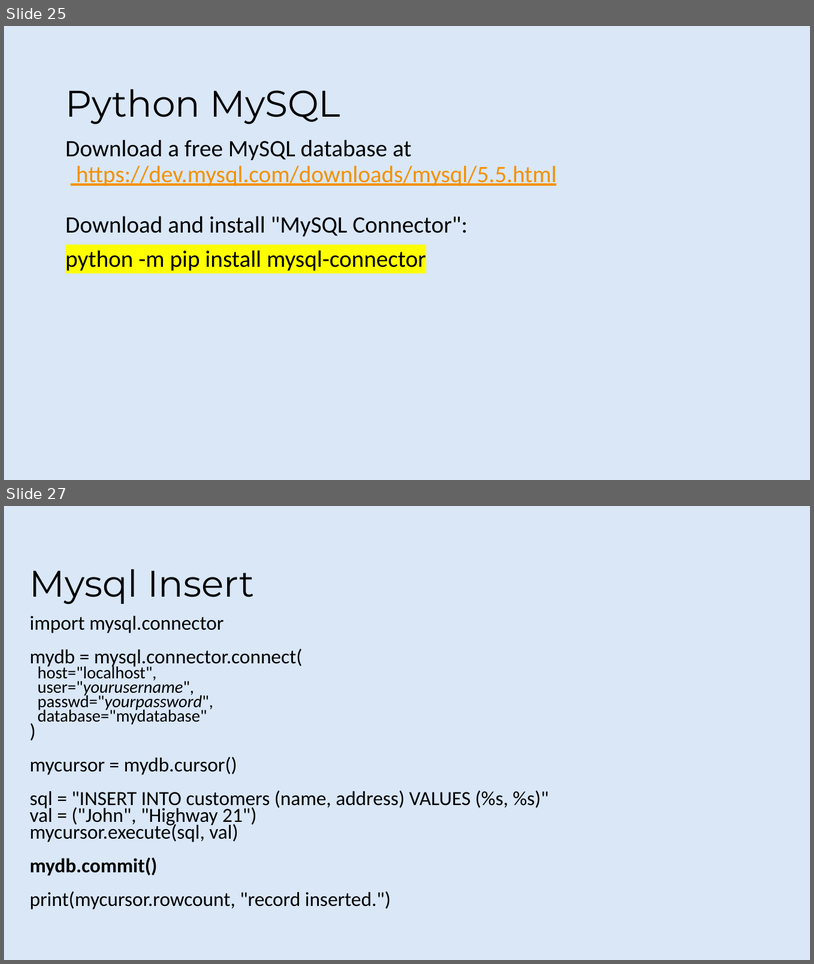
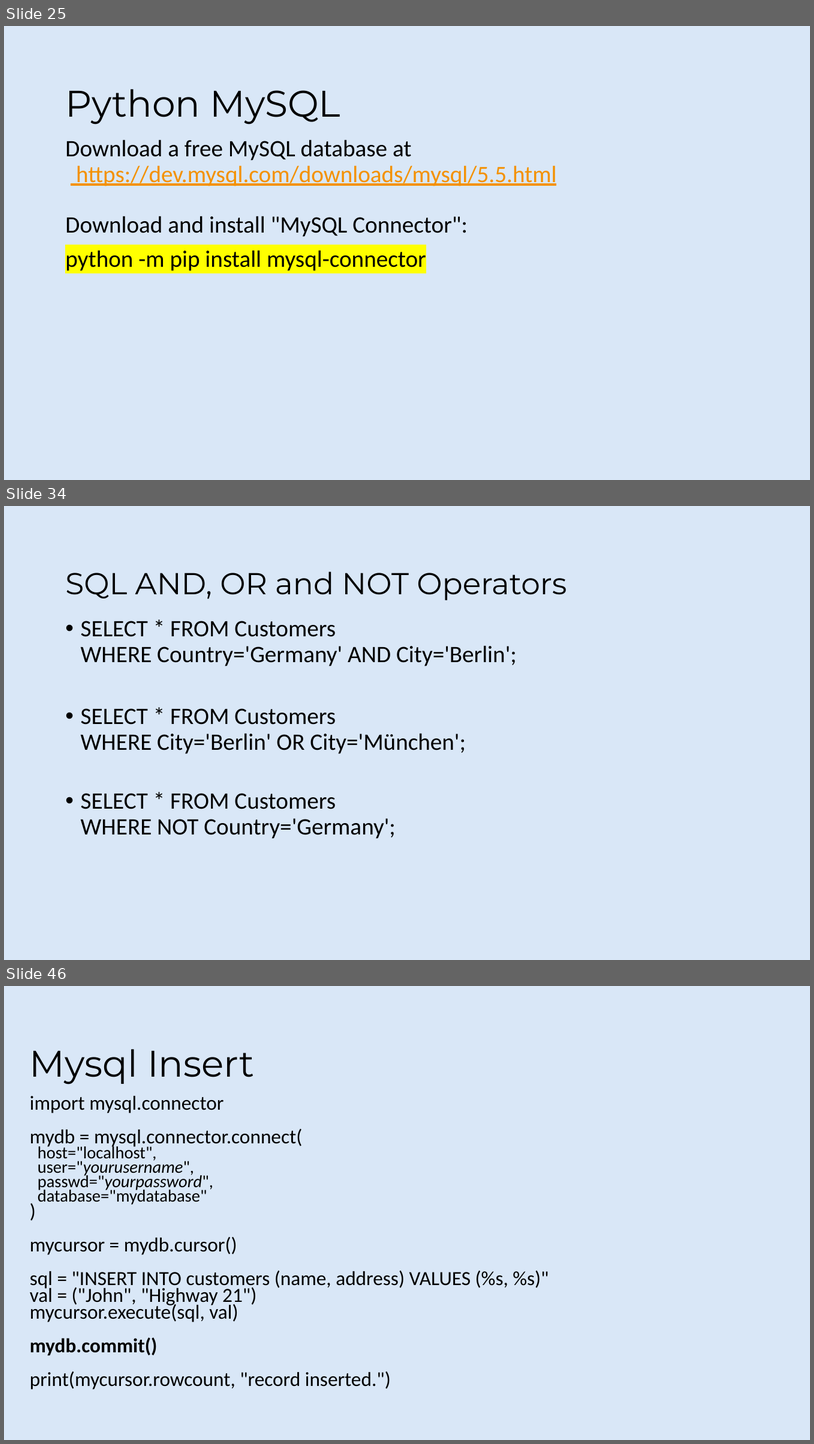
Before and after one commit to rafie-tarabay/BUE, a slide deck: Python.pptx. Shown one above the other, each under a label of ours: slides 25 and 27 before the commit, slides 25, 34 and 46 after it; the slides between them are not shown. The pictures are 814x964 and 814x1444 pixels, drawn with LibreOffice and Linux fonts; fonts in the diff are those of the drawing; background and template pictures are left out. Boxes give left, top, right and bottom in pixels: in the first picture for what was removed or moved away, otherwise in the second. Text is boxed around its words. In the diff, an @@ line names an element or a change of style, - is before the commit and + after.

```diff
--- a/Python.pptx
+++ b/Python.pptx
@@ slide 34 added at (x1=4, y1=506, x2=810, y2=960), background #D9E7F7 @@
@@ title added at (x1=65, y1=571, x2=567, y2=600), 36 pt, text #000000 @@
+SQL AND, OR and NOT Operators
@@ text added at (x1=81, y1=621, x2=517, y2=838), 28 pt, text #000000 @@
+• SELECT * FROM Customers
+  WHERE Country='Germany' AND City='Berlin';
+• SELECT * FROM Customers
+  WHERE City='Berlin' OR City='München';
+• SELECT * FROM Customers
+  WHERE NOT Country='Germany';
@@ what was slide 27 is now slide 46 @@
```
Also in this commit, not shown: 1 slide changed, 18 other slides added.
